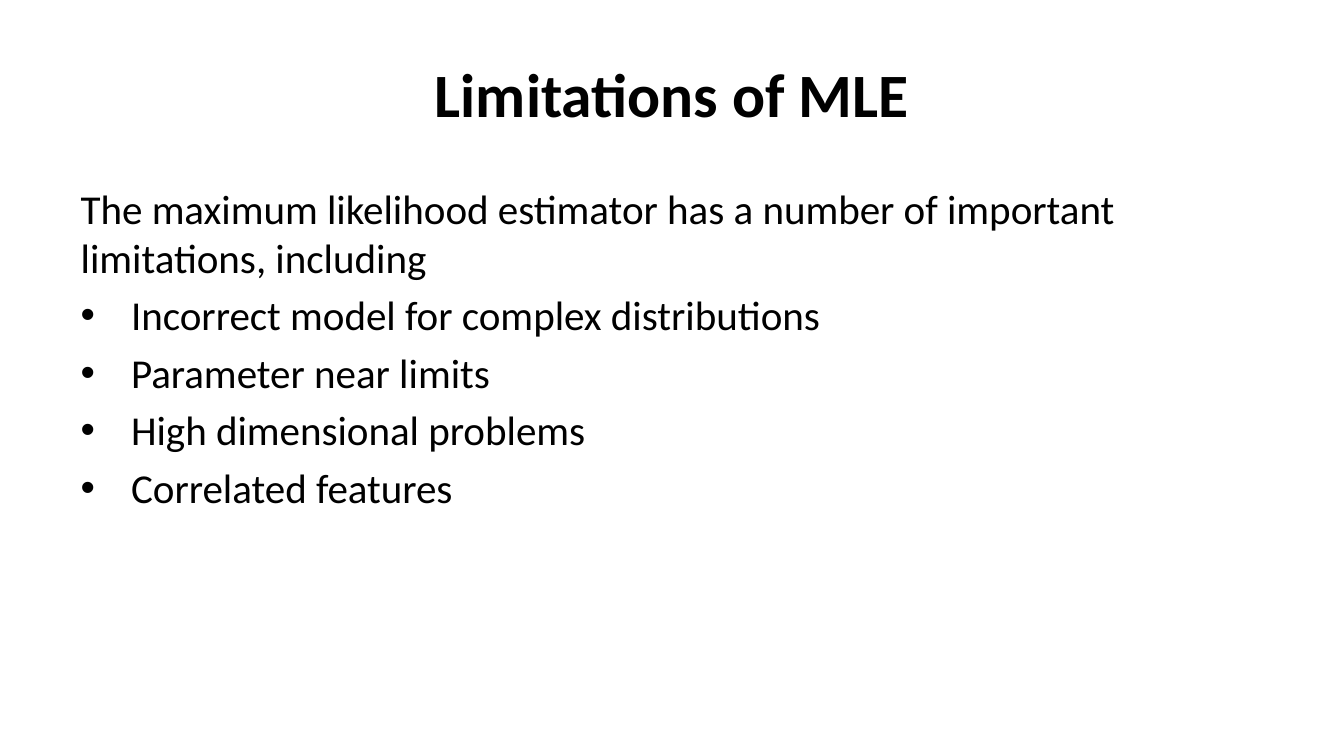
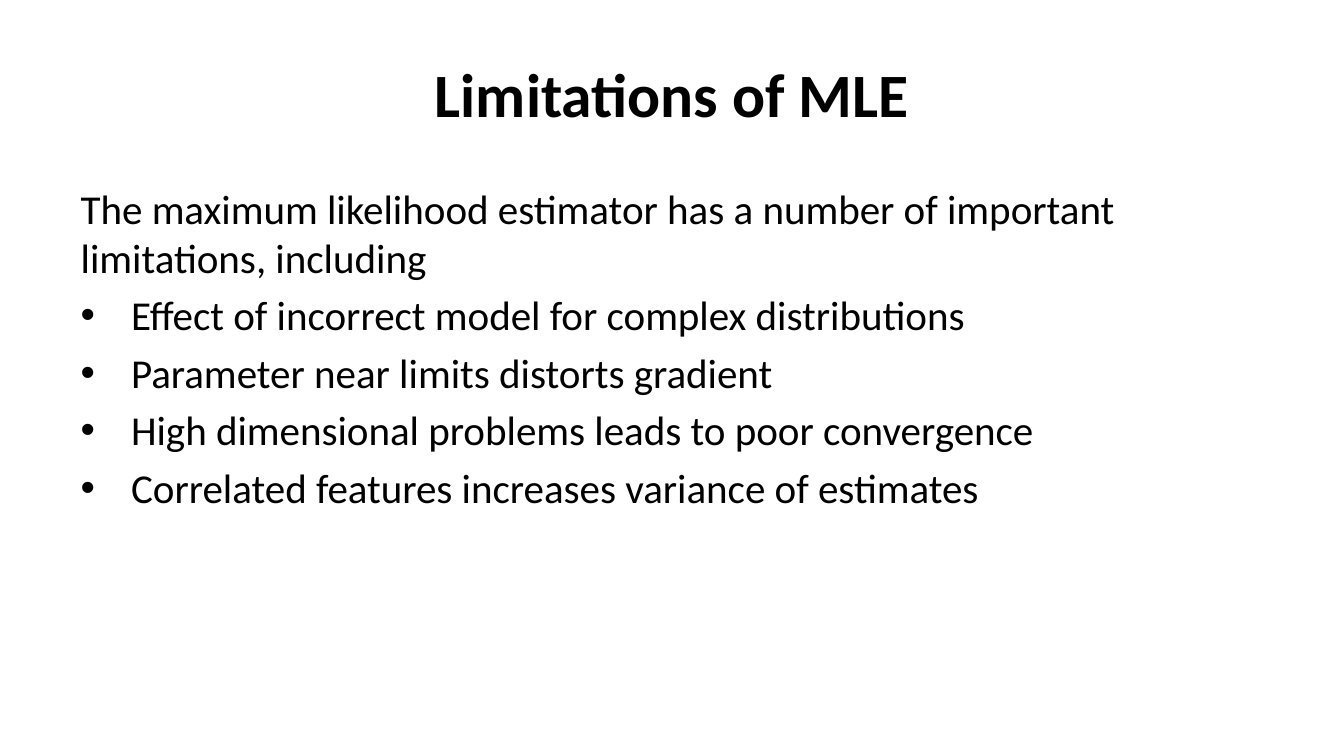
Before and after one commit to StephenElston/CSCI-E-83, a slide deck: slide 37 of LectureSlides/05_ParameterEstimationAndLikelihood.pptx. Drawn at 1344x756 pixels with LibreOffice and Linux fonts; fonts in the diff are those of the drawing. Boxes give left, top, right and bottom in pixels: in the first picture for what was removed or moved away, otherwise in the second. Text is boxed around its words. In the diff, an @@ line names an element or a change of style, - is before the commit and + after.

Commit message:
Corrected typos from section meeting

```diff
--- a/LectureSlides/05_ParameterEstimationAndLikelihood.pptx
+++ b/LectureSlides/05_ParameterEstimationAndLikelihood.pptx
@@ text at [131,301,1033,504]: text changed @@
-• Incorrect model for complex distributions
-• Parameter near limits
-• High dimensional problems
-• Correlated features
+• Effect of incorrect model for complex distributions
+• Parameter near limits distorts gradient
+• High dimensional problems leads to poor convergence
+• Correlated features increases variance of estimates
```
Also in this commit, not shown: 5 other slides changed.
